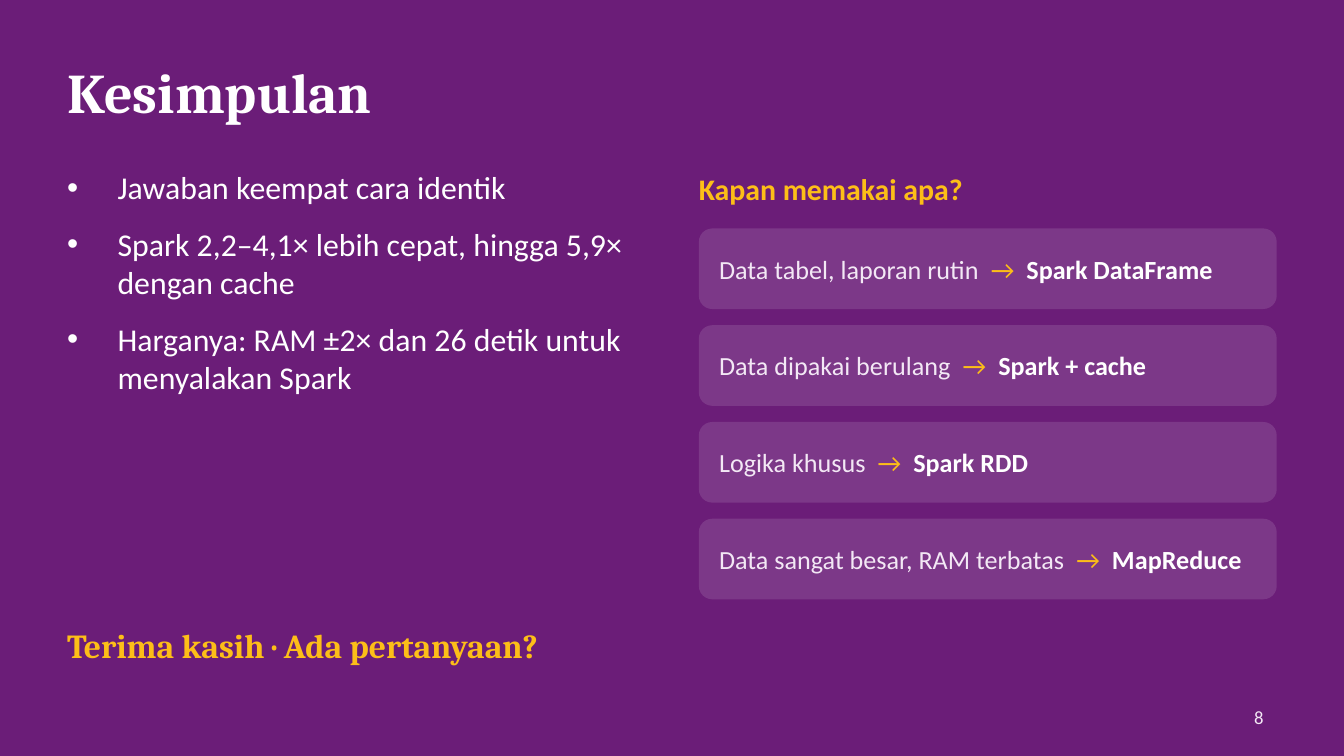
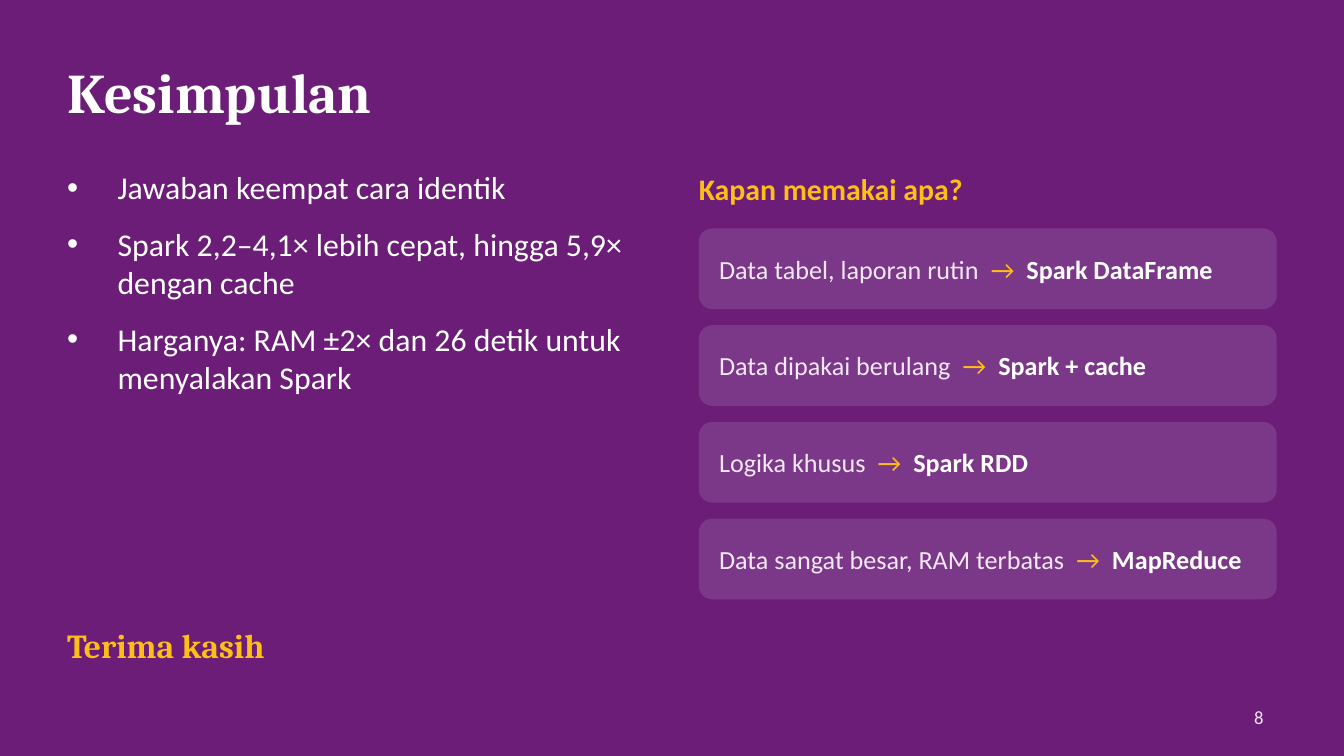
Before and after one commit to mingkimingki/itplat-infra, a slide deck: slide 8 of tugas2/Presentasi_Tugas2_Kelompok21.pptx. Drawn at 1344x756 pixels with LibreOffice and Linux fonts; fonts in the diff are those of the drawing. Boxes give left, top, right and bottom in pixels: in the first picture for what was removed or moved away, otherwise in the second. Text is boxed around its words. In the diff, an @@ line names an element or a change of style, - is before the commit and + after.

```diff
--- a/tugas2/Presentasi_Tugas2_Kelompok21.pptx
+++ b/tugas2/Presentasi_Tugas2_Kelompok21.pptx
@@ text at (67,634,265,658): text changed @@
-Terima kasih · Ada pertanyaan?
+Terima kasih
```
